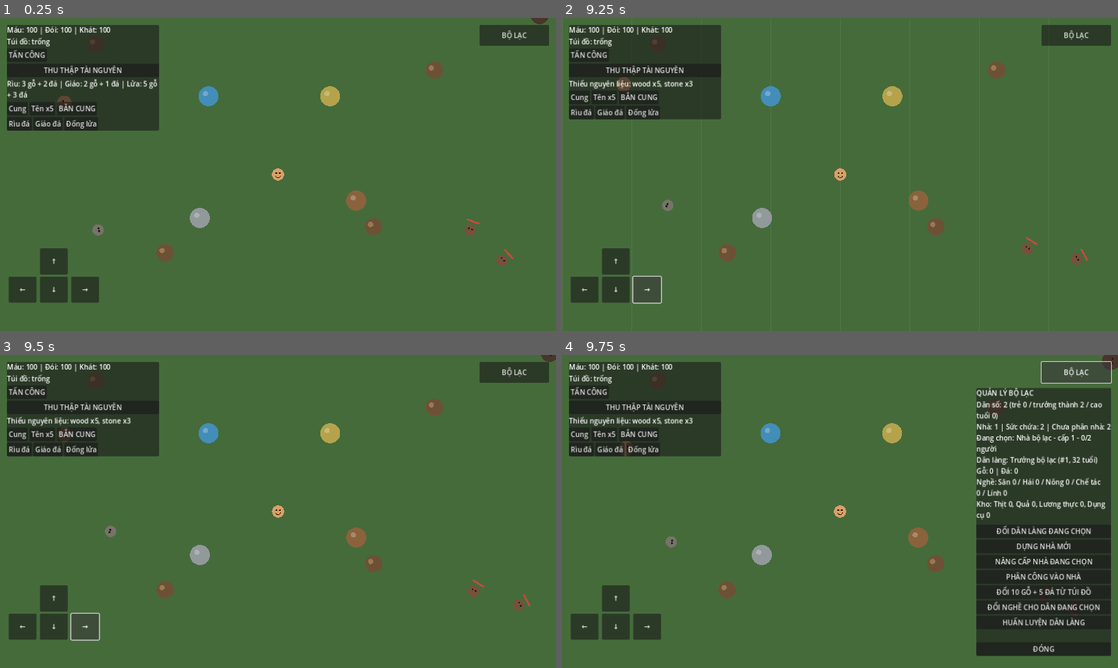
Above: before the commit, frames 1-4 (two rows, left to right).
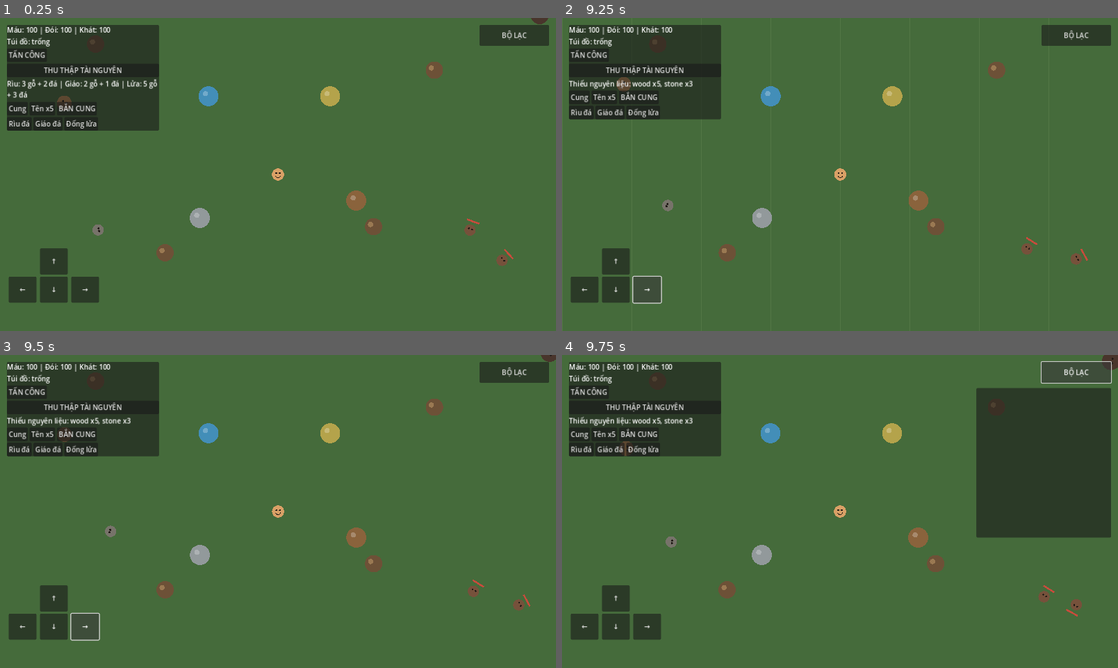
Above: after the commit, the same moments.

Repository: khanhhkt8-hub/Bo-Lac-Tien-Su.
Game: Godot game, scene res://Scenes/Main.tscn
Same seed, same stepped clock (60 frames per second), same inputs: the game is played once before the commit and once after it.
Inputs:
- Up to frame 1 (0.25 s): no input
- Up to frame 2 (9.25 s): click "TẤN CÔNG" at 0.5 s; click "THU THẬP TÀI NGUYÊN" at 1.25 s; click "Cung" at 2 s; click "Tên x5" at 2.75 s; click "BẮN CUNG" at 3.5 s; click "Rìu đá" at 4.25 s; click "Giáo đá" at 5 s; click "Đống lửa" at 5.75 s; click "↑" at 6.5 s; click "←" at 7.25 s; click "↓" at 8 s; click "→" at 8.75 s
- Up to frame 3 (9.5 s): no input
- Up to frame 4 (9.75 s): click "BỘ LẠC" at 9.5 s

Frames 1-3 are identical in both runs. In frame 4, 11% of the frame differs, in the area x 74-99%, y 10-97%.
Error after the commit: Parse Error: Expected new line after "\". (res://Scripts/UI/TribeManagementPanel.gd:46)

Commit message:
Add tribe army recruitment controls and summary

Diff:
--- a/Scripts/UI/TribeManagementPanel.gd
+++ b/Scripts/UI/TribeManagementPanel.gd
@@ -43,7 +43,7 @@
 	job_button.text = "ĐỔI NGHỀ CHO DÂN ĐANG CHỌN"
 	job_button.pressed.connect(_assign_selected_job)
 	column.add_child(job_button)
-	var train_button := Button.new()
+	var army_button := Button.new()\n\tarmy_button.text = "TUYỂN DÂN ĐANG CHỌN VÀO QUÂN ĐỘI"\n\tarmy_button.pressed.connect(_enlist_selected)\n\tcolumn.add_child(army_button)\n\tvar dismiss_button := Button.new()\n\tdismiss_button.text = "GIẢI NGŨ DÂN ĐANG CHỌN"\n\tdismiss_button.pressed.connect(_dismiss_selected)\n\tcolumn.add_child(dismiss_button)\n\tvar train_button := Button.new()
 	train_button.text = "HUẤN LUYỆN DÂN LÀNG"
 	train_button.pressed.connect(_train_resident)
 	column.add_child(train_button)
@@ -70,7 +70,7 @@
 	var pop: Dictionary = TribePopulation.get_population_summary()
 	var job_summary: Dictionary = TribeJobSystem.get_job_summary()
 	var job_counts: Dictionary = job_summary.counts
-	var stock: Dictionary = job_summary.stockpile
+	var stock: Dictionary = job_summary.stockpile\n\tvar army: Dictionary = TribeArmySystem.get_army_summary()
 	var housing: Dictionary = TribeHousingSystem.get_housing_summary()
 	var house_text := "Chưa có nhà"
 	var house := _find_house(_selected_house_id)
@@ -80,12 +80,12 @@
 	if not _resident_ids.is_empty():
 		var person := _find_resident(_resident_ids[_selected_resident_index])
 		resident_text = "%s (#%d, %d tuổi)" % [str(person.name), int(person.id), int(person.age)]
-	_summary.text = "Dân số: %d (trẻ %d / trưởng thành %d / cao …(164 unchanged characters)… ịt %d, Quả %d, Lương thực %d, Dụng cụ %d" % [
+	_summary.text = "Dân số: %d (trẻ %d / trưởng thành %d / cao …(164 unchanged characters)… ịt %d, Quả %d, Lương thực %d, Dụng cụ %d, Chiến lực %d\\nQuân đội: %d (Giáo %d / Cung %d / Vệ binh %d)" % [
 		int(pop.total), int(pop.children), int(pop.adults), int(pop.elders),
 		int(housing.houses), int(housing.capacity), int(housing.homeless),
 		house_text, resident_text, TribeHousingSystem.wood, TribeHousingSystem.stone,
 		int(job_counts.hunter), int(job_counts.gatherer), int(job_counts.farmer), int(job_counts.crafter), int(job_counts.warrior),
-		int(stock.meat), int(stock.berries), int(stock.food), int(stock.tools)
+		int(stock.meat), int(stock.berries), int(stock.food), int(stock.tools), int(stock.warrior_power),\n\t\tint(army.total), int(army.spear), int(army.archer), int(army.guard)
 	]
 
 func _select_next_resident() -> void:
@@ -148,7 +148,7 @@
 	_selected_job_index = (_selected_job_index + 1) % _job_ids.size()
 	_refresh()
 
-func _train_resident() -> void:
+func _enlist_selected() -> void:\n\tif _resident_ids.is_empty():\n\t\t_set_status("Không có dân làng để tuyển.")\n\t\treturn\n\tvar resident_id := _resident_ids[_selected_resident_index]\n\tif TribeArmySystem.enlist(resident_id):\n\t\t_set_status("Đã tuyển vào quân đội. Loại binh lính được phân tự động.")\n\telse:\n\t\t_set_status("Cần cư dân trưởng thành đã được phân nghề Chiến binh.")\n\t_refresh()\n\nfunc _dismiss_selected() -> void:\n\tif _resident_ids.is_empty():\n\t\treturn\n\tif TribeArmySystem.dismiss(_resident_ids[_selected_resident_index]):\n\t\t_set_status("Dân làng đã giải ngũ.")\n\telse:\n\t\t_set_status("Dân làng này chưa ở trong quân đội.")\n\t_refresh()\n\nfunc _train_resident() -> void:
 	if _resident_ids.is_empty():
 		_set_status("Không có dân làng để huấn luyện.")
 		return
